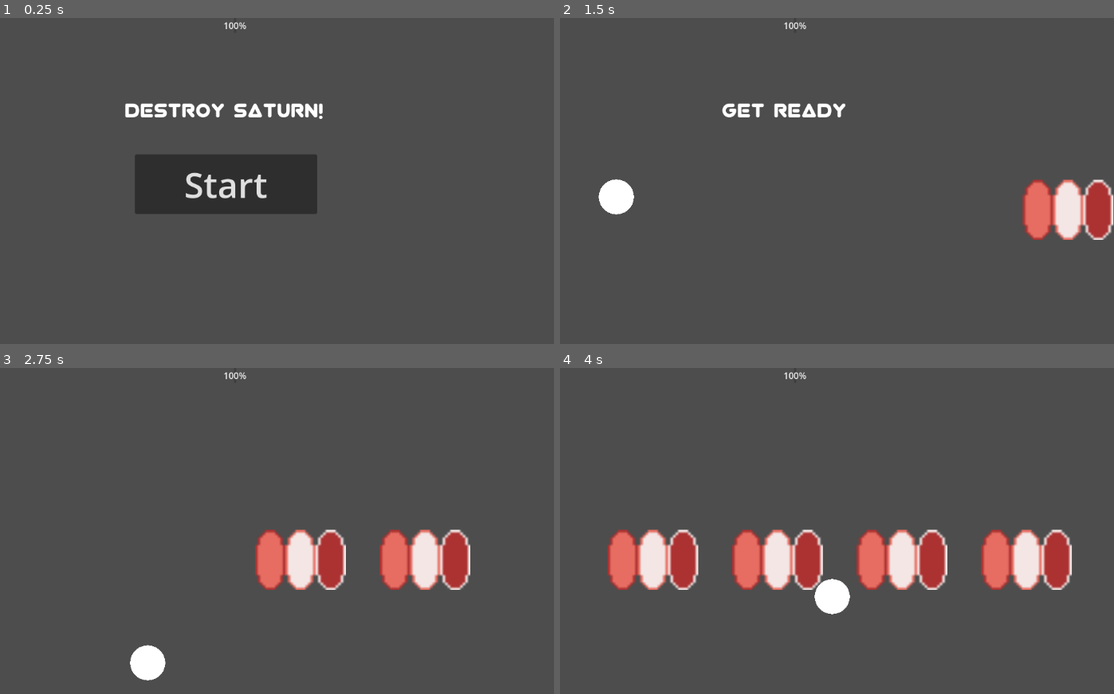
Above: before the commit, frames 1-4 (two rows, left to right).
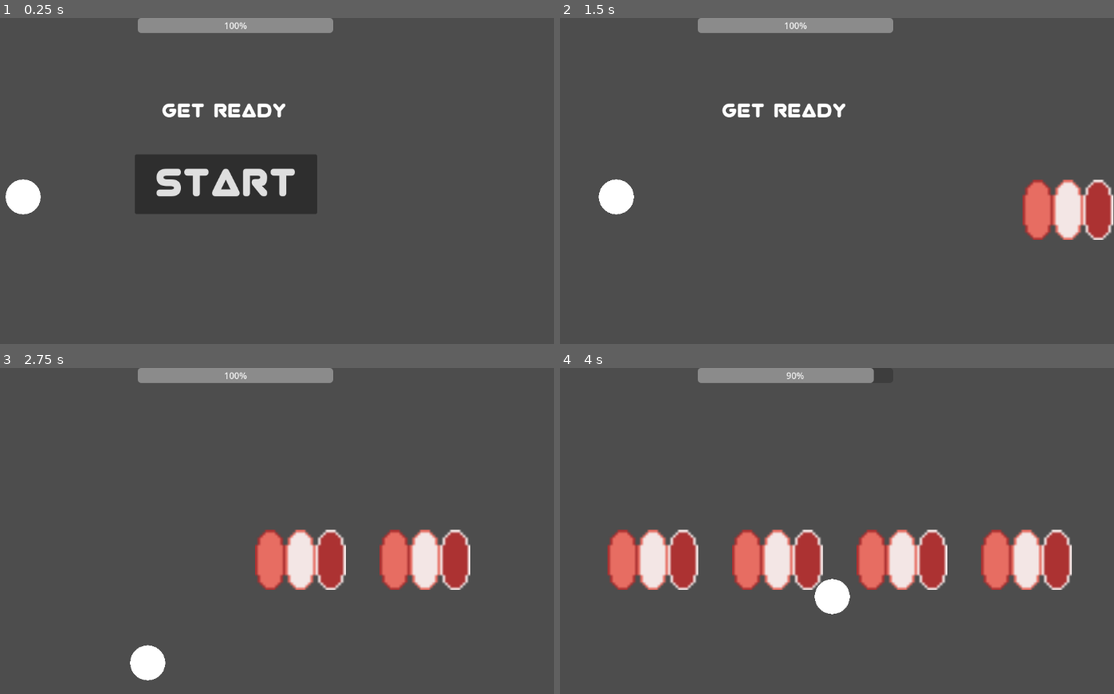
Above: after the commit, the same moments.

Repository: doggycoder456/GMTK-game-jam
Game: Godot game, scene res://Main.tscn
Same seed, same stepped clock (60 frames per second), same inputs: the game is played once before the commit and once after it.
Inputs:
- Up to frame 1 (0.25 s): no input
- Up to frame 2 (1.5 s): click "Start" at 0.5 s; tap Enter at 1.25 s; hold Right (ui_right) from 1.28 s (still down); tap Space (space) at 1.35 s
- Up to frame 3 (2.75 s): release Right (ui_right) at 2.03 s; hold Down (ui_down) from 2.03 s (still down); tap Space (space) at 2.1 s
- Up to frame 4 (4 s): release Down (ui_down) at 2.78 s; hold Right (ui_right) 2.78-3.53 s; tap Space (space) at 2.85, 3.6 s; hold Up (ui_up) from 3.53 s (still down)

The runs differ from the first frame. In frame 1, 4.5% of the frame differs, in the area x 1-61%, y 0-61%; in frame 2, 1.6%; in frame 3, 1.6%; in frame 4, 1.4%.

Commit message:
Added GameOver sequence

Diff:
--- a/Source-code/Hud.tscn
+++ b/Source-code/Hud.tscn
@@ -1,7 +1,6 @@
-[gd_scene load_steps=4 format=3 uid="uid://dbapln3oi8kp0"]
+[gd_scene load_steps=3 format=3 uid="uid://dbapln3oi8kp0"]
 
 [ext_resource type="Script" path="res://Hud.gd" id="1_hsil7"]
-[ext_resource type="FontFile" path="res://virgo.ttf" id="2_pqt01"]
 [ext_resource type="FontFile" uid="uid://mmxsx6swxwyd" path="res://Art assets/virgo.ttf" id="2_vog5j"]
 
 [node name="Hud" type="CanvasLayer"]
@@ -36,7 +35,7 @@
 offset_bottom = 31.0
 grow_horizontal = 2
 grow_vertical = 2
-theme_override_fonts/font = ExtResource("2_pqt01")
+theme_override_fonts/font = ExtResource("2_vog5j")
 theme_override_font_sizes/font_size = 64
 text = "Start
 "
--- a/Source-code/Main.gd
+++ b/Source-code/Main.gd
@@ -4,15 +4,26 @@
 # Called when the node enters the scene tree for the first time.
 
 func _ready():
-	$Player.hide() # Replace with function body.
+	$Player.hide()
+	new_game() # Replace with function body.
 
 
 func game_over():
+	new_game()
 	$HUD.show_game_over()
+	$Player.hide()
 
 func new_game():
+	$Player.hide()
+	$HUD.hide()
 	$Player.start()
+	$HUD.show()
 	$HUD.show_message("Get Ready")
-# Called every frame. 'delta' is the elapsed time since the previous frame.
+	$Player.show()
+
 func _process(delta):
 	pass
+
+
+func _on_player_hit():
+	$Player.current_player_health -= 10 # Replace with function body.
--- a/Source-code/Main.tscn
+++ b/Source-code/Main.tscn
@@ -24,11 +24,16 @@
 anchors_preset = 5
 anchor_left = 0.5
 anchor_right = 0.5
-offset_left = -2.0
-offset_right = 2.0
+offset_left = -176.0
+offset_right = 177.0
 offset_bottom = 27.0
 grow_horizontal = 2
 script = ExtResource("5_ak8dl")
 player = NodePath("../../Player")
 
+[node name="Timer" type="Timer" parent="."]
+
+[connection signal="dead" from="Player" to="." method="game_over"]
+[connection signal="hit" from="Player" to="." method="_on_player_hit"]
 [connection signal="start_game" from="HUD" to="." method="new_game"]
+[connection signal="timeout" from="Timer" to="." method="new_game"]
--- a/Source-code/Projectiles.gd
+++ b/Source-code/Projectiles.gd
@@ -1,5 +1,6 @@
 extends CharacterBody2D
 
+@export var player: CharacterBody2D
 @export var projectile_speed = 300
 var dir : float
 var spawnPos: Vector2
--- a/Source-code/player.gd
+++ b/Source-code/player.gd
@@ -1,6 +1,6 @@
 extends CharacterBody2D
-signal hit;
-
+signal hit
+signal dead
 @export var player_speed = 300
 @export var max_player_health  = 100
 @export var current_player_health = max_player_health
@@ -8,12 +8,10 @@
 var screensize;
 
 func start():
-	show()
 	screensize = get_viewport_rect().size
-	if (position.x != screensize.x / 4 && position.y != screensize.y / 2):
-		position.x = screensize.x / 6
-		position.y = (screensize.y / 2)
-	$CollisionShape2D.disabled = false
+	position.x = screensize.x / 6
+	position.y = (screensize.y / 2)
+	current_player_health = max_player_health
 
 func _ready():
 	start()
@@ -44,8 +42,11 @@
 
 
 
+
 func _on_area_2d_area_entered(area):
 	hit.emit()
-	print(hit)
+	if current_player_health <= 0:
+		dead.emit()
+
 	# Must be deferred as we can't change physics properties on a physics callback.
 	$CollisionShape2D.set_deferred("disabled", true)
